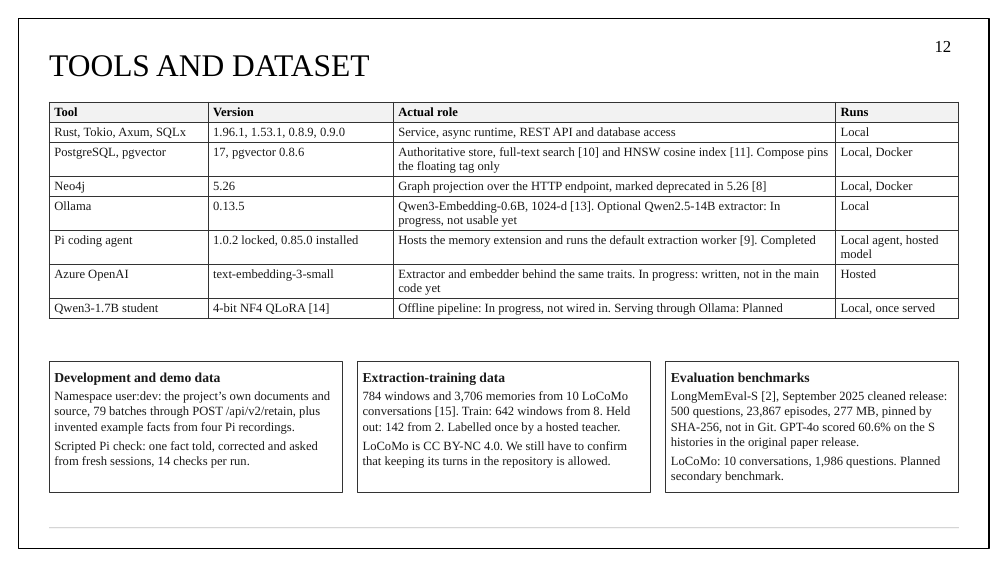
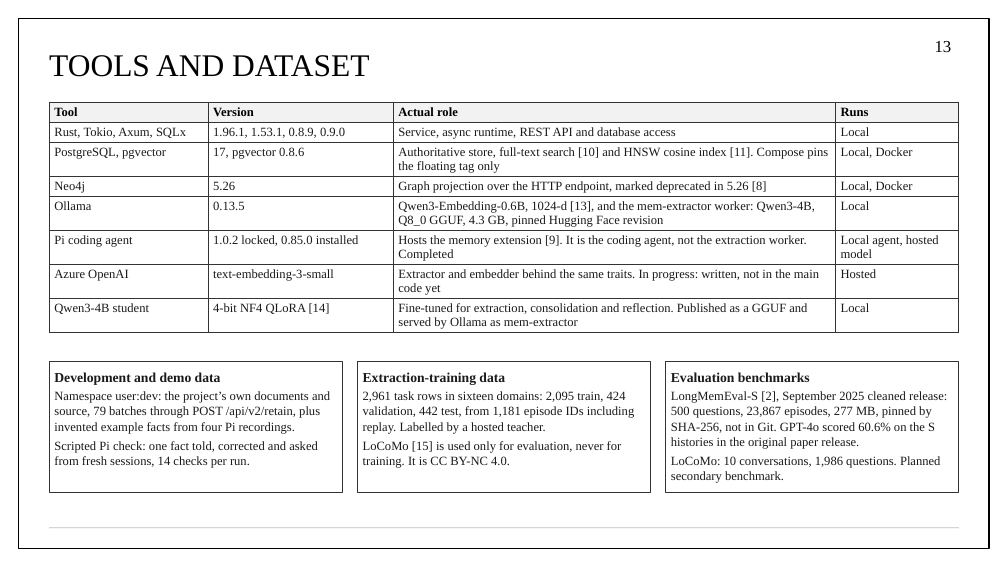
Before and after one commit to aryaniyaps/sdp-2026, a slide deck: slide 13 of P1_R2_13.pptx (slide 12 before the commit). Drawn at 1008x567 pixels with LibreOffice and Linux fonts; fonts in the diff are those of the drawing. Boxes give left, top, right and bottom in pixels: in the first picture for what was removed or moved away, otherwise in the second. Text is boxed around its words. In the diff, an @@ line names an element or a change of style, - is before the commit and + after.

Commit message:
Update Second Review deck with worker architecture and benchmark template
Adds the worker architecture slide and a Coding sessions input to the system architecture, updates the fine-tuning slides for the Qwen3-4B worker, and adds a benchmark results table with the pilot status. Benchmark results are not filled in yet.

```diff
--- a/P1_R2_13.pptx
+++ b/P1_R2_13.pptx
@@ page number at [935, 41, 952, 52]: text changed @@
-12
+13
@@ table at [49, 102, 959, 333] @@
-row 5, column 3: Qwen3-Embedding-0.6B, 1024-d [13]. Optional Qwen2.5-14B extractor: In progress, not usable yet
+row 5, column 3: Qwen3-Embedding-0.6B, 1024-d [13], and the mem-extractor worker: Qwen3-4B, Q8_0 GGUF, 4.3 GB, pinned Hugging Face revision
-row 6, column 3: Hosts the memory extension and runs the default extraction worker [9]. Completed
+row 6, column 3: Hosts the memory extension [9]. It is the coding agent, not the extraction worker. Completed
-row 8: Qwen3-1.7B student | 4-bit NF4 QLoRA [14] | Offline pipeline: In progress, not wired in. Serving through Ollama: Planned | Local, once served
+row 8: Qwen3-4B student | 4-bit NF4 QLoRA [14] | Fine-tuned for extraction, consolidation and reflection. Published as a GGUF and served by Ollama as mem-extractor | Local
@@ text in rectangle at [363, 391, 634, 468]: text changed @@
-784 windows and 3,706 memories from 10 LoCoMo conversations [15]. Train: 642 windows from 8. Held out: 142 from 2. Labelled once by a hosted teacher.
-LoCoMo is CC BY-NC 4.0. We still have to confirm that keeping its turns in the repository is allowed.
+2,961 task rows in sixteen domains: 2,095 train, 424 validation, 442 test, from 1,181 episode IDs including replay. Labelled by a hosted teacher.
+LoCoMo [15] is used only for evaluation, never for training. It is CC BY-NC 4.0.
```
Also in this commit, not shown: 9 other slides changed, 2 slides added.
